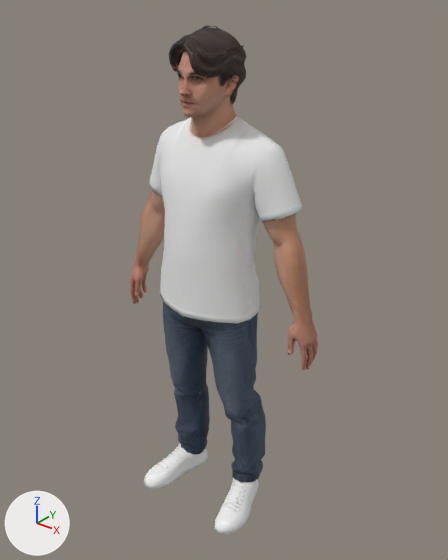
The glTF model models/us-casual-man.glb: old version first, new version second.
Both versions are drawn from a 50 mm lens placed at (0.715, -0.834, 1.069), pointed at (0.02, 0.035, 0.531). Lighting does not change. The marker at lower left points along +X, +Y and +Z. The picture after the commit comes second. Vertices at exactly the same position are counted once.

Names of what the first picture shows: 'tripo_node_e8c7aaff-2838-4c82-9c83-bec463a0da35'.
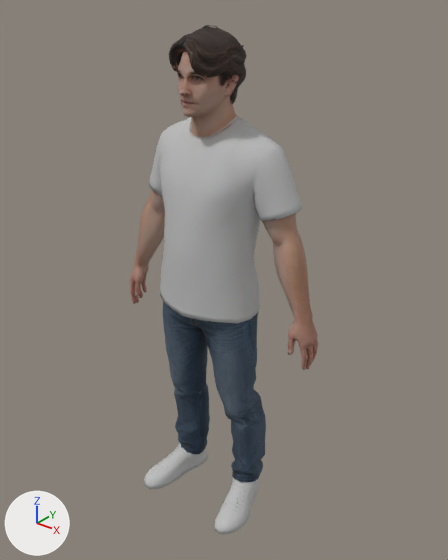
Where the newer file only moved an object's origin or applied its transform, the numbers keep the older frame.

Edits to the bpy script that builds the scene:
```text
Add img_image_0:
    img_image_0 = load_image('Image_0', '_unpacked/Image_0', 1024, 1024, 'sRGB')
Add mat_tripo_mat_fad74433:
    mat_tripo_mat_fad74433 = principled_material('tripo_mat_fad74433')
    mat_tripo_mat_fad74433.texture = img_image_0
    mat_tripo_mat_fad74433.roughness = 0.9
Change me_tripo_mesh_e8c7aaff_2838_4c82_9c83_bec463a0da35:
    where me_tripo_mesh_e8c7aaff_2838_4c82_9c83_bec463a0da35.from_pydata(...)  # 5383 vertices, 10426 faces; spans x -0.235..0.235, y -0.095..0.095, z 0.0..1.0
    used by ob_tripo_node_e8c7aaff_2838_4c82_9c83_bec463a0da35; location = (0.0, 0.0, 0.0)
    me_tripo_mesh_e8c7aaff_2838_4c82_9c83_bec463a0da35 part 1
    21 vertices are removed from x -0.043..0.061, y -0.041..0.058, z 0.857..0.961
    99 faces are deleted
    2 vertices move from x -0.028..-0.01, y -0.037..0.046, z 0.873..0.881 to x -0.028..-0.01, y -0.037..0.046, z 0.873..0.882
    21 vertices are added at x -0.043..0.061, y -0.041..0.058, z 0.858..0.963
    99 new faces join them
    me_tripo_mesh_e8c7aaff_2838_4c82_9c83_bec463a0da35 part 2: 10242 kept faces spanning x -0.235..0.235, y -0.095..0.095, z 0.0..1.0 get new texture (UV) coordinates
    me_tripo_mesh_e8c7aaff_2838_4c82_9c83_bec463a0da35 part 3: 10329 faces spanning x -0.235..0.235, y -0.095..0.095, z 0.0..1.0 switch from mat_tripo_mat_e8c7aaff_2838_4c82_9c83_bec463a0da35 (picture img_us_casual__man_basecolor) to mat_tripo_mat_fad74433 (picture img_image_0)
```

What differs and where, as boxes (x1, y1, x2, y2) in the pictures (448 x 560 px; the box of a moved part takes in the faces that stretch with it):
part 1 of me_tripo_mesh_e8c7aaff_2838_4c82_9c83_bec463a0da35, moved or reshaped: (182, 53, 229, 107) in both
part 2 of me_tripo_mesh_e8c7aaff_2838_4c82_9c83_bec463a0da35, surface changed: (130, 25, 318, 534) in both
part 3 of me_tripo_mesh_e8c7aaff_2838_4c82_9c83_bec463a0da35, recoloured: (130, 25, 318, 534) in both
